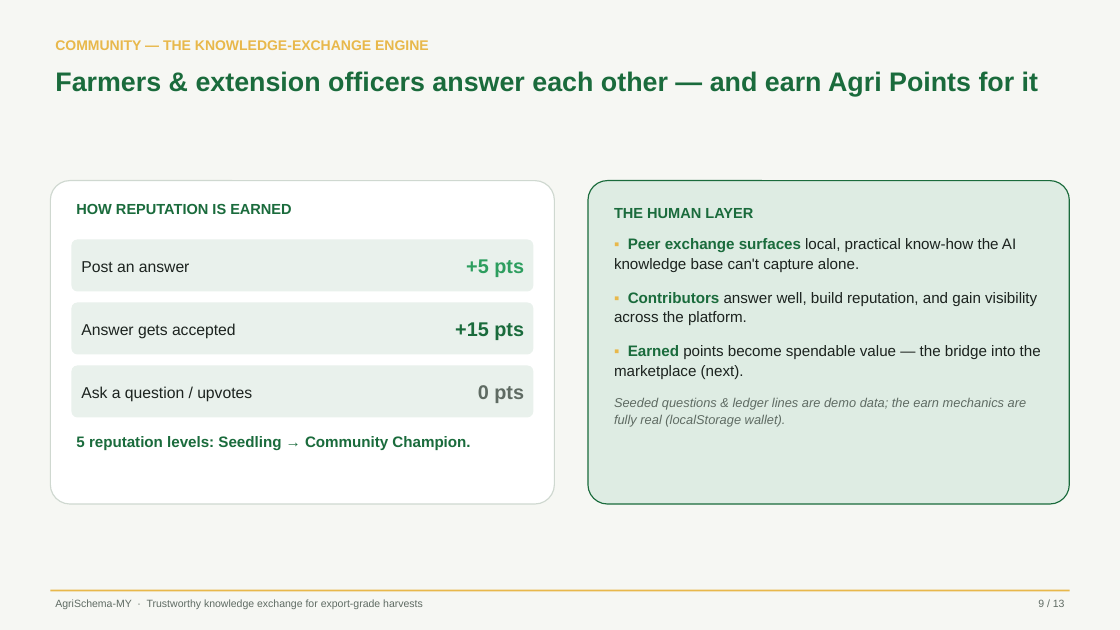
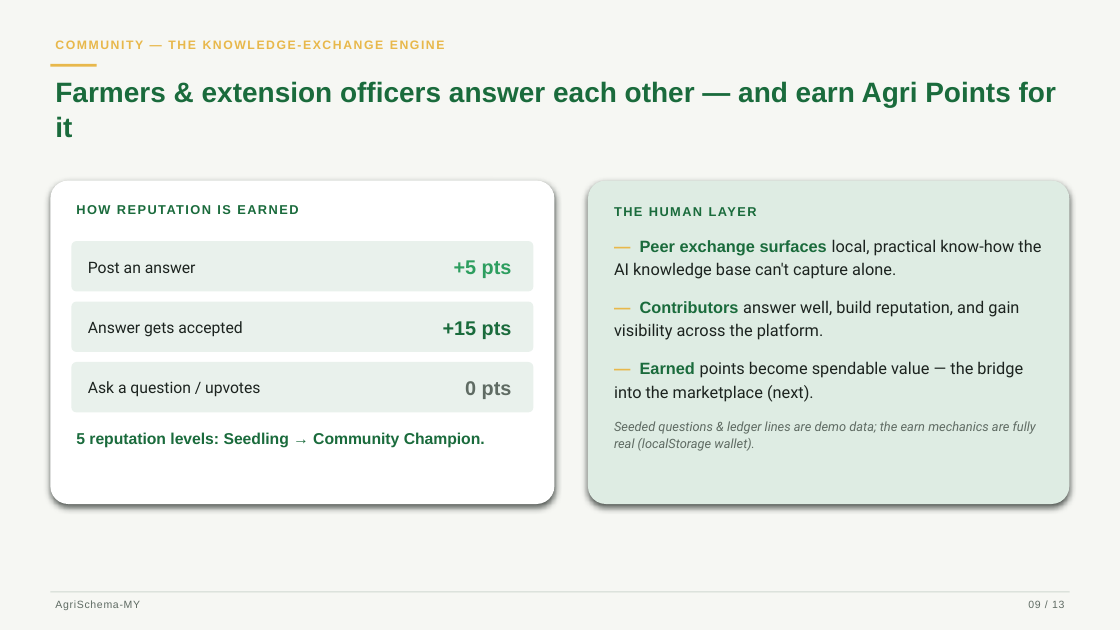
Before and after one commit to R3AlL3nGz3i/agri-schema-my, a slide deck: slide 9 of deck/agrischema-hackathon.pptx. Drawn at 1120x630 pixels with LibreOffice and Linux fonts; fonts in the diff are those of the drawing. Boxes give left, top, right and bottom in pixels: in the first picture for what was removed or moved away, otherwise in the second. Text is boxed around its words. In the diff, an @@ line names an element or a change of style, - is before the commit and + after.

```diff
--- a/deck/agrischema-hackathon.pptx
+++ b/deck/agrischema-hackathon.pptx
@@ text "COMMUNITY — THE KNOWLEDGE-EXCHANGE ENGINE" at (x1=55, y1=40, x2=445, y2=49): size 12 to 10.5 pt, letter spacing 0 to 1.4 pt @@
@@ text "Farmers & extension officers answer ..." moved from (x1=55, y1=71, x2=1038, y2=96) to (x1=55, y1=81, x2=1056, y2=138) @@
@@ text "Farmers & extension officers answer ..." at (x1=55, y1=81, x2=1056, y2=138): size 23 to 24 pt; line spacing 1.02 to 1.03 @@
@@ rectangle added at (x1=50, y1=64, x2=97, y2=67), fill #E8B84B @@
@@ rounded rectangle at (x1=50, y1=181, x2=555, y2=504): outline #CFD8D0 1 pt to none; proportions changed @@
@@ text "HOW REPUTATION IS EARNED" at (x1=71, y1=199, x2=534, y2=233): size 12.5 to 11 pt, letter spacing 0 to 1.2 pt; less space between paragraphs @@
@@ rounded rectangle at (x1=588, y1=181, x2=1070, y2=504): outline #1A6B3C 1 pt to none; proportions changed @@
@@ text at (x1=614, y1=239, x2=1041, y2=402): text changed; size 13 to 14 pt; font Arial to Roboto @@
-▪ Peer exchange surfaces local, practical know-how the AI knowledge base can't capture alone.
-▪ Contributors answer well, build reputation, and gain visibility across the platform.
-▪ Earned points become spendable value — the bridge into the marketplace (next).
+— Peer exchange surfaces local, practical know-how the AI knowledge base can't capture alone.
+— Contributors answer well, build reputation, and gain visibility across the platform.
+— Earned points become spendable value — the bridge into the marketplace (next).
@@ text "+5 pts" moved from (x1=466, y1=259, x2=524, y2=277) to (x1=454, y1=260, x2=512, y2=278) @@
@@ text "+15 pts" moved from (x1=455, y1=322, x2=524, y2=340) to (x1=443, y1=321, x2=512, y2=339) @@
@@ font Arial to Roboto; proportions changed in 3 elements at (x1=71, y1=241, x2=534, y2=292), (x1=71, y1=302, x2=534, y2=352), (x1=71, y1=362, x2=534, y2=413) @@
@@ rounded rectangle "Ask a question / upvotes" moved from (x1=71, y1=365, x2=534, y2=418) to (x1=71, y1=362, x2=534, y2=413) @@
@@ text "0 pts" moved from (x1=478, y1=385, x2=524, y2=403) to (x1=465, y1=381, x2=512, y2=399) @@
@@ text "5 reputation levels: Seedling → ..." at (x1=76, y1=432, x2=485, y2=448): size 13 to 13.5 pt @@
@@ text at (x1=614, y1=421, x2=1036, y2=451): size 12.5 to 11 pt, letter spacing 0 to 1.2 pt in "THE HUMAN LAYER"; font Arial to Roboto in "Seeded questions & ledger lines are demo ..."; more space between paragraphs; line spacing 1.1 to 1.12 @@
@@ rectangle at (x1=50, y1=592, x2=1070, y2=592): fill #E8B84B to #CFD8D0 @@
@@ text at (x1=55, y1=600, x2=140, y2=610): text changed @@
-AgriSchema-MY · Trustworthy knowledge exchange for export-grade harvests
+AgriSchema-MY
@@ text at (x1=1028, y1=600, x2=1064, y2=608): text changed @@
-9 / 13
+09 / 13
```
Also in this commit, not shown: 12 other slides changed, 1 other file.
